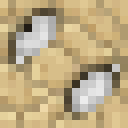
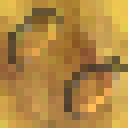
Layers edited between the first and the second 128x128 image:
added layer "Calque #3" (luminosity) above "Calque #2" over [8, 8, 128, 120]
added layer "Copie de Copie de Copie de Copie de Calque" (divide) above "Copie de Copie de Copie de Calque" over [0, 0, 128, 128]
hid "Copie de Copie de Copie de Calque" over [0, 0, 128, 128]
hid "Copie de Copie de Calque" over [0, 0, 128, 128]
hid "Copie de Calque" over [0, 0, 128, 128]
added layer "castle_straw.png" above "default_clay.png" over [0, 0, 128, 128]
hid "default_sandstone.png" over [0, 0, 128, 128]
hid "default_obsidian.png" over [0, 0, 128, 128]
hid "default_gravel.png" over [0, 0, 128, 128]
hid "default_desert_sand.png" over [0, 0, 128, 128]
hid "default_dirt.png" over [0, 0, 128, 128]
hid "default_sand.png" over [0, 0, 128, 128]
hid "default_snow.png" over [0, 0, 128, 128]
